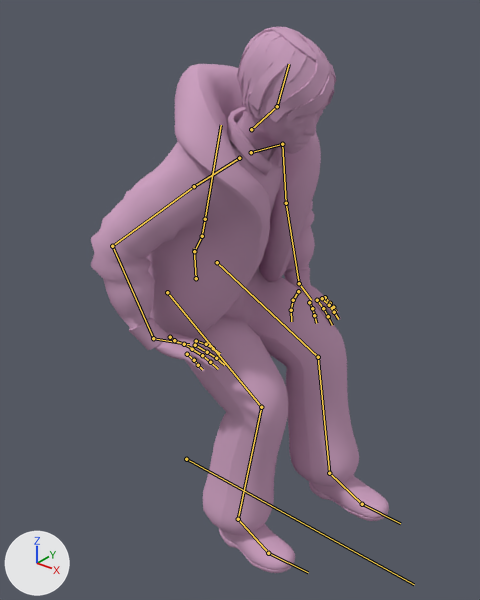
What one commit did to the Blender file assets/hobo.blend.
Before and after are seen from a camera (50 mm lens) standing at (30.468, 34.628, 3.829) and looking at (29.252, 36.148, 2.887). The axes (+X, +Y, +Z) are drawn at lower left. The lights are the same throughout. Both versions are drawn at frame 86 of the action 'trailer3'; the numbers are the values there. The bones that bend it are drawn over the model as lines.

Objects in the first picture: 'hoboMesh'.
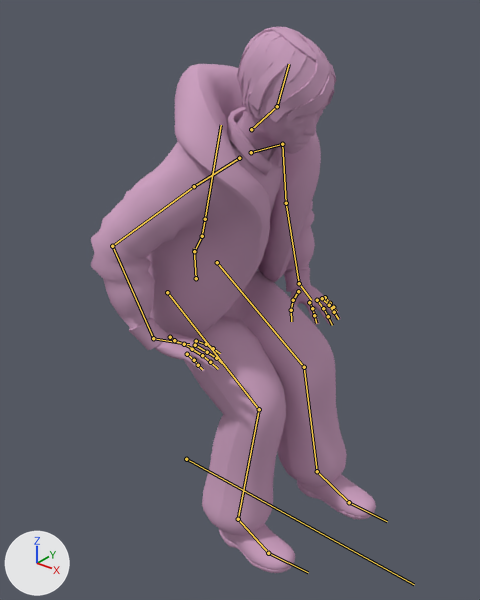
Commit message: Trailer animation tweaks.

Changed parts and their boxes (x1, y1, x2, y2) in the pictures (480 x 600 px):
'hoboMesh', posed: before (91, 27, 389, 573); after (91, 27, 376, 573)

The edits, one by one:
Bone 'knee_l' (bone_knee_l) moves from (-0.029, 2.031, 0.0) to (0.476, 2.026, 0.037).
Bone 'knee_r' (bone_knee_r) moves from (-0.351, 2.031, 0.0) to (-0.2, 2.029, 0.014).
Bone 'foot_ik_l' (bone_foot_ik_l) moves from (28.616, -32.552, 17.517) to (28.575, -32.533, 17.504).
